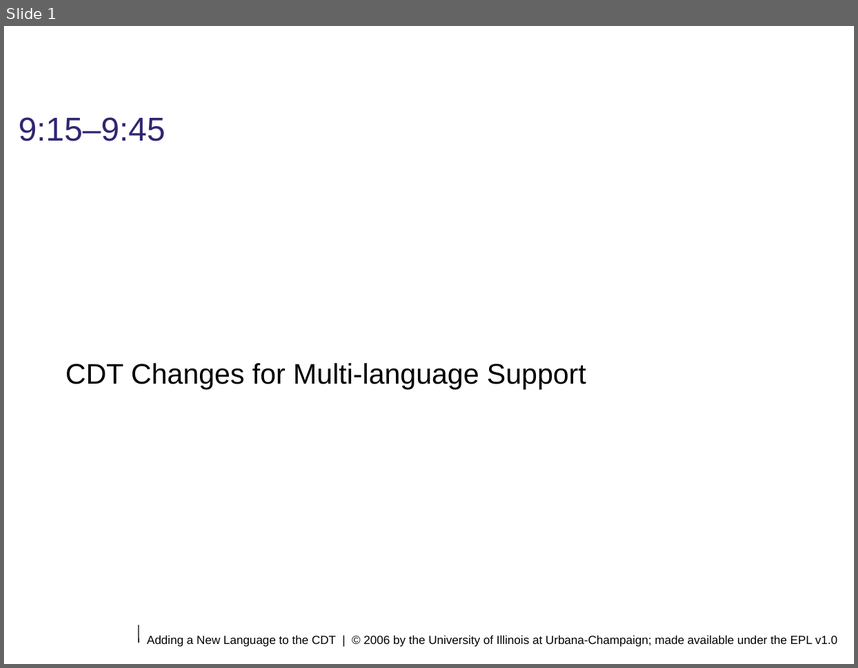
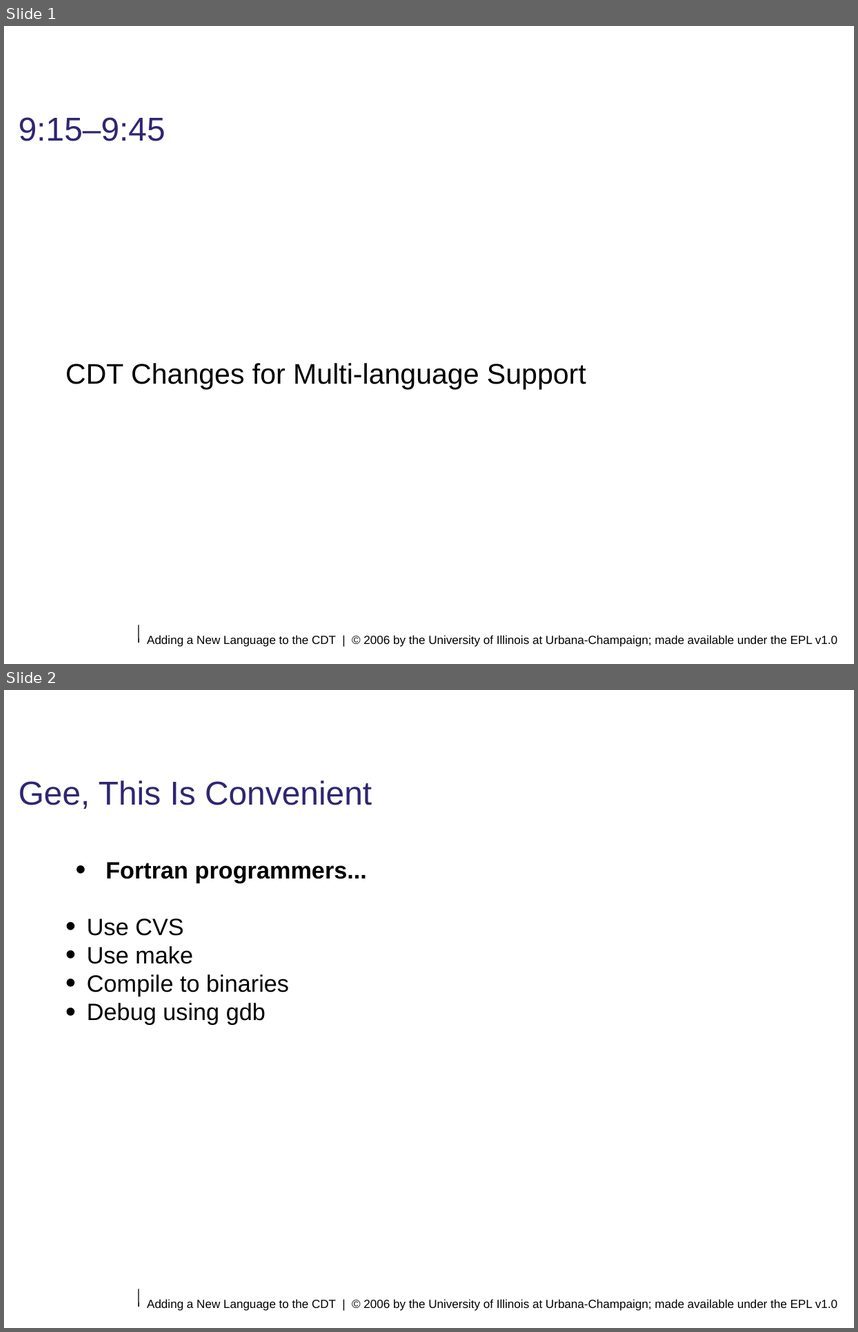
Before and after one commit to eclipse-ptp/ptp.photran, a slide deck: org.eclipse.photran-dev-docs/eclipsecon-2006/cdt-changes-for-multilanguage-support.odp. Shown one above the other, each under a label of ours: slide 1 before the commit, slides 1 and 2 after it. The pictures are 858x668 and 858x1332 pixels, drawn with LibreOffice and Linux fonts; fonts in the diff are those of the drawing; background and template pictures are left out. Boxes give left, top, right and bottom in pixels: in the first picture for what was removed or moved away, otherwise in the second. Text is boxed around its words. In the diff, an @@ line names an element or a change of style, - is before the commit and + after.

```diff
--- a/org.eclipse.photran-dev-docs/eclipsecon-2006/cdt-changes-for-multilanguage-support.odp
+++ b/org.eclipse.photran-dev-docs/eclipsecon-2006/cdt-changes-for-multilanguage-support.odp
@@ slide 2 added at (x1=4, y1=690, x2=854, y2=1328), background #FFFFFF; not listed: 2 template elements that a slide beside it also shows @@
@@ title added at (x1=18, y1=780, x2=372, y2=809), 28 pt, text #2F2672 @@
+Gee, This Is Convenient
@@ text added at (x1=87, y1=862, x2=367, y2=1025), 20 pt, text #000000 @@
+• Fortran programmers...
+• Use CVS
+• Use make
+• Compile to binaries
+• Debug using gdb
```
Also in this commit, not shown: 20 other slides added.
